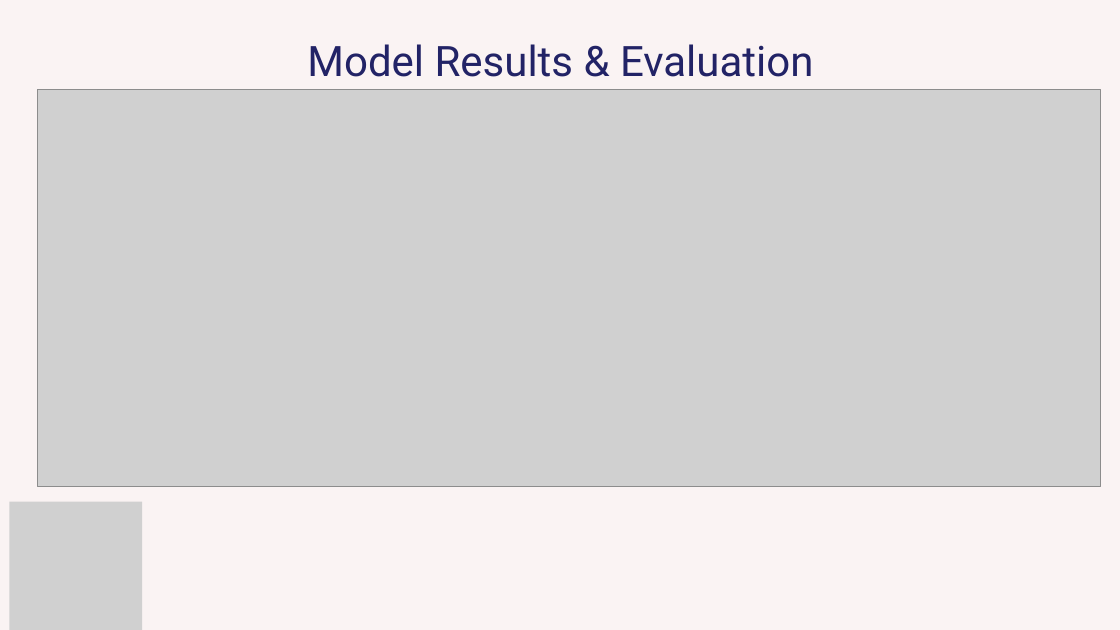
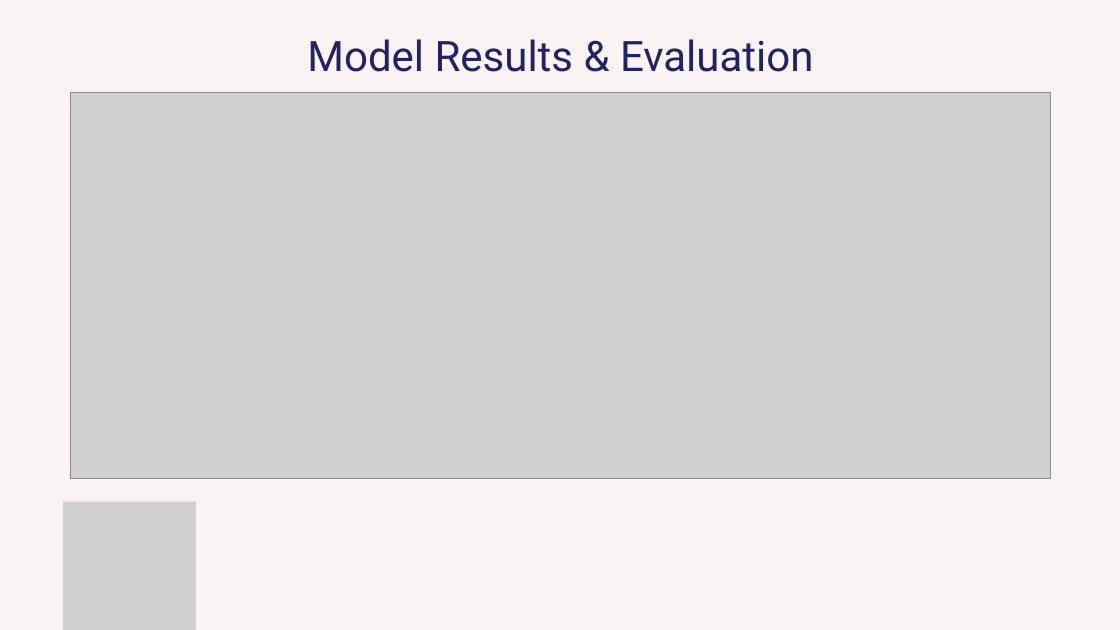
Before and after one commit to bernardtse/diabetes-prediction, a slide deck: slide 9 of presentation/presentation.pptx. Drawn at 1120x630 pixels with LibreOffice and Linux fonts; fonts in the diff are those of the drawing; grey boxes stand for pictures. Boxes give left, top, right and bottom in pixels: in the first picture for what was removed or moved away, otherwise in the second. Text is boxed around its words. In the diff, an @@ line names an element or a change of style, - is before the commit and + after.

Commit message:
refined presentation - spelling errors, layout etc

```diff
--- a/presentation/presentation.pptx
+++ b/presentation/presentation.pptx
@@ text "Model Results & Evaluation": place and size @@
-text "Model Results & Evaluation" at [307,44,813,77]
+text "Model Results & Evaluation" at [307,39,813,72]
@@ picture: place and size @@
-picture at [38,89,1101,487]
+picture at [70,92,1050,478]
@@ picture: place and size @@
-picture at [10,502,142,630]
+picture at [63,502,195,630]
```
Also in this commit, not shown: 5 other slides changed.
